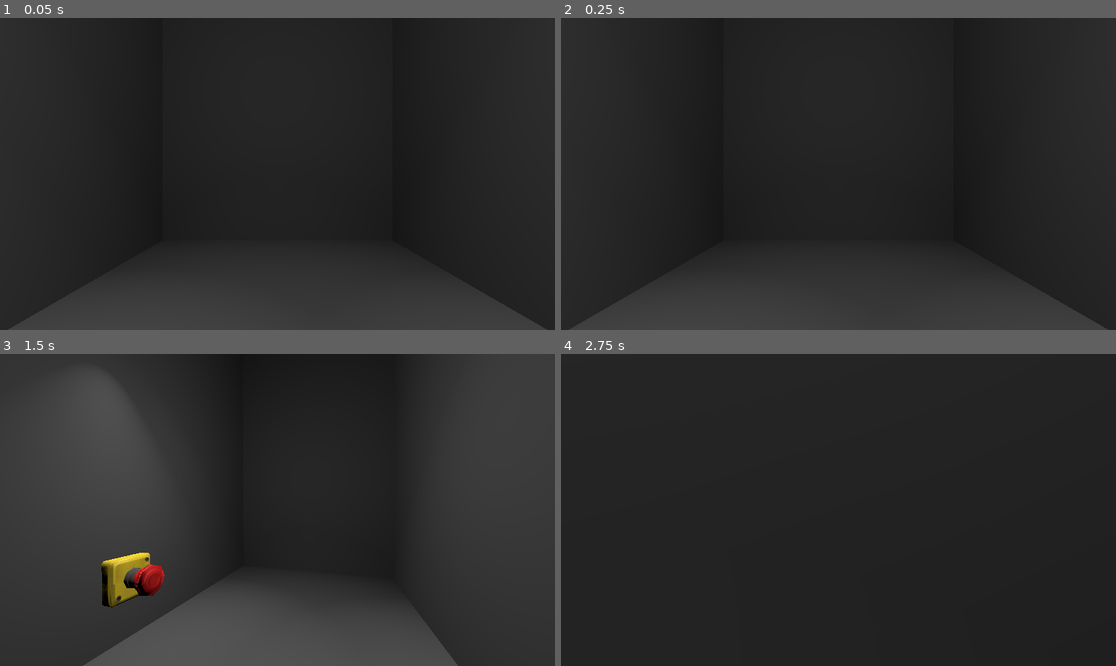
Above: before the commit, frames 1-4 (two rows, left to right).
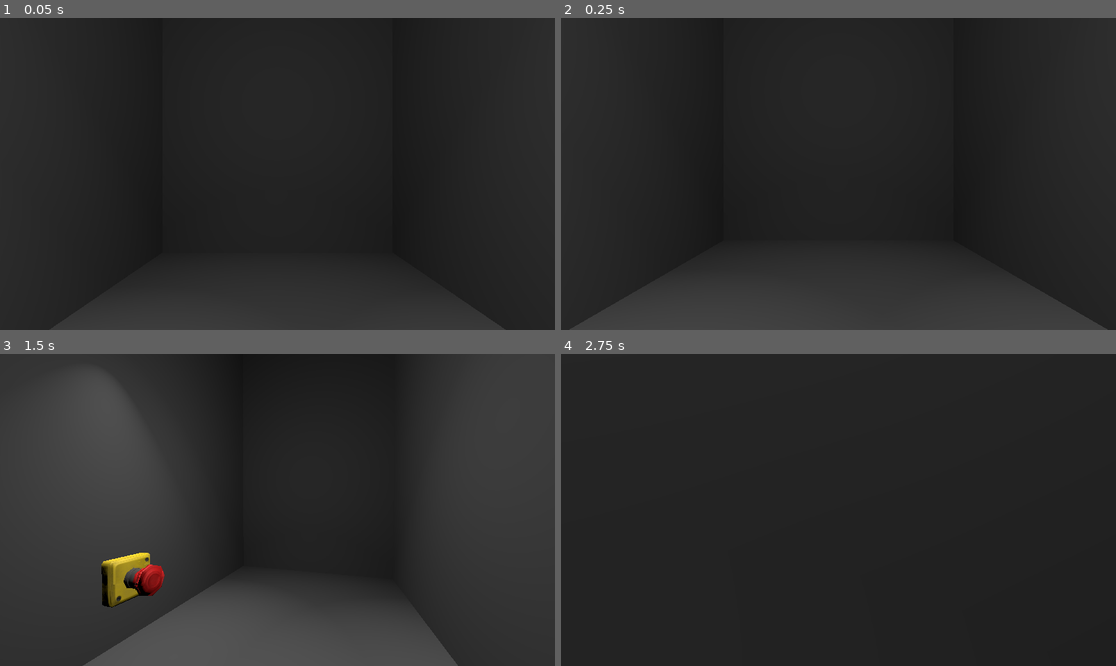
Above: after the commit, the same moments.

Repository: SavageMode123/Lethal-Company
Game: Godot game, scene res://main.tscn
Two runs of this game, one before a commit and one after it. Both use one fixed random seed, a clock stepped at 60 frames per second and the inputs below.
Inputs (mouse positions are in pixels of both pictures, inside the frame that each line leads up to):
- Up to frame 1 (0.05 s): no input
- Up to frame 2 (0.25 s): no input
- Up to frame 3 (1.5 s): tap Enter at 0.5 s; move the mouse to (399, 494) at 0.52 s; hold D (Right) 0.53-1.28 s; tap Space (Jump) at 0.77 s; move the mouse to (249, 510) at 1.27 s; hold W (Forward) from 1.28 s (still down)
- Up to frame 4 (2.75 s): keep holding W (Forward); tap Space (Jump) at 1.52 s; move the mouse to (849, 503) at 2.02 s

The runs differ from the first frame. In frame 1, 1.0% of the frame differs, in the area x 2-99%, y 86-100%; in frame 2, less than 0.1%; in frame 3, less than 0.1%; in frame 4, less than 0.1%.

Commit message:
some things

Diff:
--- a/main.tscn
+++ b/main.tscn
@@ -224,7 +224,7 @@
 mesh = SubResource("BoxMesh_wultg")
 
 [node name="Door" type="StaticBody3D" parent="Elevator"]
-transform = Transform3D(5.07462, -3.41364e-17, -2.72874e-22, 0, -2.13906e-09, 8.94905, -3.53992e-15, -0.0489359, -3.91175e-07, 2.08165e-12, 4.45, -4.46)
+transform = Transform3D(5.07462, -3.41364e-17, -2.25982e-20, 0, -1.77147e-07, 8.94905, -3.53992e-15, -0.0489359, -3.23955e-05, 2.08165e-12, 4.45, -4.46)
 
 [node name="CollisionShape3D" type="CollisionShape3D" parent="Elevator/Door"]
 shape = SubResource("BoxShape3D_r5elr")
@@ -320,3 +320,7 @@
 [node name="Players" type="Node3D" parent="."]
 
 [node name="Player" parent="Players" instance=ExtResource("1_h55wo")]
+transform = Transform3D(1, 0, 0, 0, 1, 0, 0, 0, 1, 0, 1.30365, 0)
+
+[node name="Camera3D" type="Camera3D" parent="."]
+transform = Transform3D(-4.37114e-08, 3.48787e-16, 1, 3.48787e-16, 1, -3.48787e-16, -1, 3.48787e-16, -4.37114e-08, 1.89978, 1.07424, 0)
--- a/player.tscn
+++ b/player.tscn
@@ -18,4 +18,6 @@
 
 [node name="Camera3D" type="Camera3D" parent="."]
 transform = Transform3D(2.39234, 0, 0, 0, 2.39234, 0, 0, 0, 2.39234, 0, 0.451875, 0)
-current = true
+
+[node name="RayCast3D" type="RayCast3D" parent="Camera3D"]
+target_position = Vector3(2.08165e-12, 2.08165e-12, -5)
